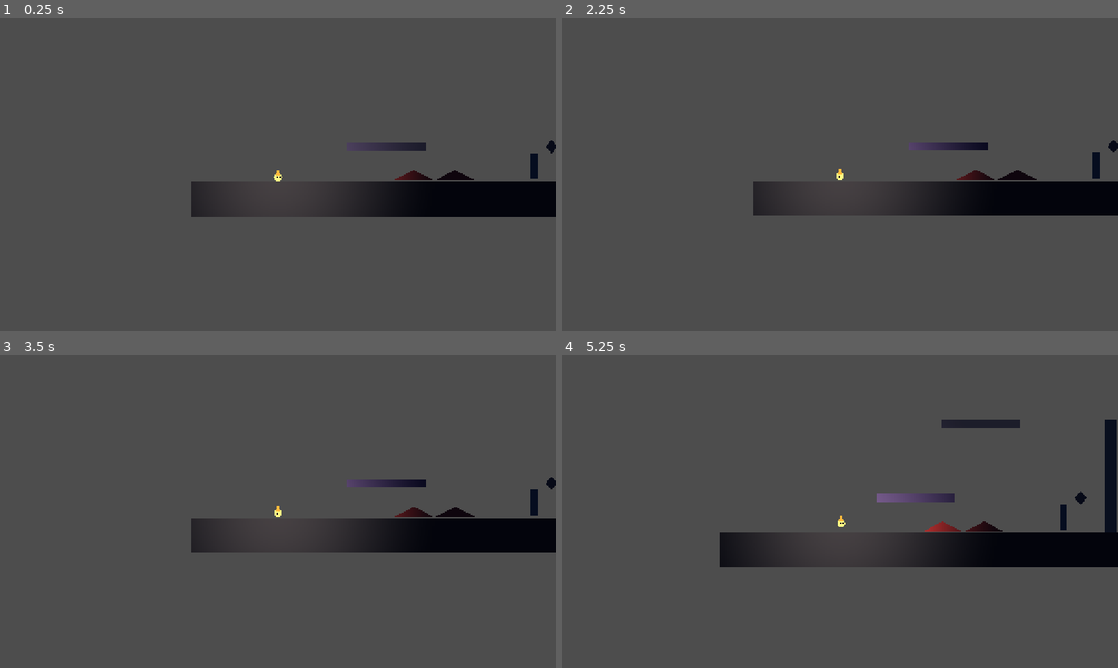
Above: before the commit, frames 1-4 (two rows, left to right).
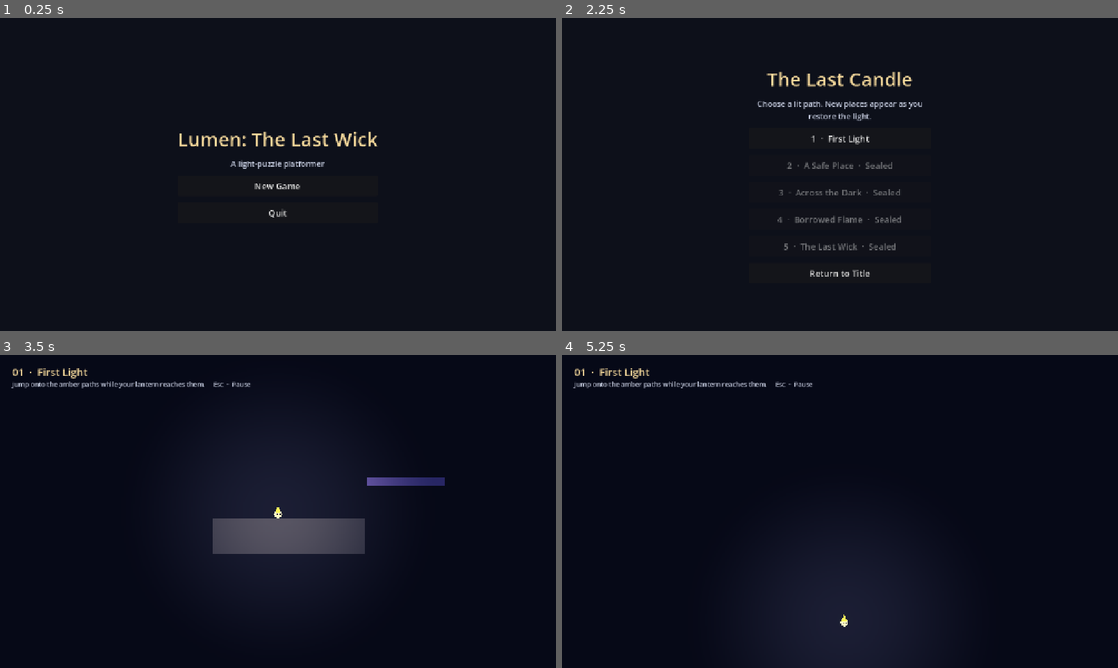
Above: after the commit, the same moments.

Repository: abinraj-vonnue/lumen-the-last-wick
Game: Godot game, scene res://scenes/ui/title_screen.tscn
Same seed, same stepped clock (60 frames per second), same inputs: the game is played once before the commit and once after it. Before the commit the project starts from res://scenes/levels/test_level.tscn.
Inputs (mouse positions are in pixels of both pictures, inside the frame that each line leads up to):
- Up to frame 1 (0.25 s): no input
- Up to frame 2 (2.25 s): click (840, 187) at 0.5 s, where only the run after the commit has a clickable "New Game"; click (840, 274) at 1.25 s, where only the run after the commit has a clickable "Return to Title"; click (840, 187) at 2 s, where only the run after the commit has a clickable "New Game"
- Up to frame 3 (3.5 s): click (278, 473) at 2.75 s, where only the run after the commit has a clickable "1 · First Light"
- Up to frame 4 (5.25 s): tap Enter at 3.5 s; hold D (move_right) 3.53-5.03 s; tap Shift (dash) at 3.6 s; tap Space (jump) at 3.77, 4.07, 4.52, 4.55, 4.82, 5.1 s; tap E (flare) at 3.8, 4.35 s; hold A (move_left) from 5.03 s (still down)

The runs differ from the first frame. In frame 1, 95% of the frame differs, in the area x 0-100%, y 0-100%; in frame 2, 95%; in frame 3, 95%; in frame 4, 94%.

Commit message:
feat: add hub-driven game progression

Diff:
--- a/project.godot
+++ b/project.godot
@@ -11,9 +11,13 @@
 [application]
 
 config/name="Lumen: The Last Wick"
-run/main_scene="res://scenes/levels/test_level.tscn"
+run/main_scene="res://scenes/ui/title_screen.tscn"
 config/features=PackedStringArray("4.7", "GL Compatibility")
 config/icon="res://icon.svg"
+
+[autoload]
+
+GameFlow="*res://scripts/game_flow.gd"
 
 [display]
 
--- /dev/null
+++ b/scenes/levels/dash_traversal.tscn
@@ -0,0 +1,6 @@
+[gd_scene load_steps=2 format=3]
+
+[ext_resource type="Script" path="res://scripts/levels/dash_traversal.gd" id="1"]
+
+[node name="DashTraversal" type="Node2D"]
+script = ExtResource("1")
--- /dev/null
+++ b/scenes/levels/finale.tscn
@@ -0,0 +1,6 @@
+[gd_scene load_steps=2 format=3]
+
+[ext_resource type="Script" path="res://scripts/levels/finale.gd" id="1"]
+
+[node name="Finale" type="Node2D"]
+script = ExtResource("1")
--- /dev/null
+++ b/scenes/levels/flare_puzzles.tscn
@@ -0,0 +1,6 @@
+[gd_scene load_steps=2 format=3]
+
+[ext_resource type="Script" path="res://scripts/levels/flare_puzzles.gd" id="1"]
+
+[node name="FlarePuzzles" type="Node2D"]
+script = ExtResource("1")
--- /dev/null
+++ b/scenes/levels/hazards_checkpoints.tscn
@@ -0,0 +1,6 @@
+[gd_scene load_steps=2 format=3]
+
+[ext_resource type="Script" path="res://scripts/levels/hazards_checkpoints.gd" id="1"]
+
+[node name="HazardsAndCheckpoints" type="Node2D"]
+script = ExtResource("1")
--- /dev/null
+++ b/scenes/levels/light_traversal.tscn
@@ -0,0 +1,6 @@
+[gd_scene load_steps=2 format=3]
+
+[ext_resource type="Script" path="res://scripts/levels/light_traversal.gd" id="1"]
+
+[node name="LightTraversal" type="Node2D"]
+script = ExtResource("1")
--- /dev/null
+++ b/scenes/ui/ending_screen.tscn
@@ -0,0 +1,12 @@
+[gd_scene load_steps=2 format=3]
+
+[ext_resource type="Script" path="res://scripts/ui/ending_screen.gd" id="1"]
+
+[node name="EndingScreen" type="Control"]
+layout_mode = 3
+anchors_preset = 15
+anchor_right = 1.0
+anchor_bottom = 1.0
+grow_horizontal = 2
+grow_vertical = 2
+script = ExtResource("1")
--- /dev/null
+++ b/scenes/ui/hub.tscn
@@ -0,0 +1,12 @@
+[gd_scene load_steps=2 format=3]
+
+[ext_resource type="Script" path="res://scripts/ui/hub_screen.gd" id="1"]
+
+[node name="Hub" type="Control"]
+layout_mode = 3
+anchors_preset = 15
+anchor_right = 1.0
+anchor_bottom = 1.0
+grow_horizontal = 2
+grow_vertical = 2
+script = ExtResource("1")
--- /dev/null
+++ b/scenes/ui/pause_menu.tscn
@@ -0,0 +1,12 @@
+[gd_scene load_steps=2 format=3]
+
+[ext_resource type="Script" path="res://scripts/ui/pause_menu.gd" id="1"]
+
+[node name="PauseMenu" type="Control"]
+layout_mode = 3
+anchors_preset = 15
+anchor_right = 1.0
+anchor_bottom = 1.0
+grow_horizontal = 2
+grow_vertical = 2
+script = ExtResource("1")
--- /dev/null
+++ b/scenes/ui/title_screen.tscn
@@ -0,0 +1,12 @@
+[gd_scene load_steps=2 format=3]
+
+[ext_resource type="Script" path="res://scripts/ui/title_screen.gd" id="1"]
+
+[node name="TitleScreen" type="Control"]
+layout_mode = 3
+anchors_preset = 15
+anchor_right = 1.0
+anchor_bottom = 1.0
+grow_horizontal = 2
+grow_vertical = 2
+script = ExtResource("1")
--- /dev/null
+++ b/scripts/game_flow.gd
@@ -0,0 +1,87 @@
+extends Node
+## Session progression and scene transitions for the playable game.
+
+const HUB_SCENE := "res://scenes/ui/hub.tscn"
+const TITLE_SCENE := "res://scenes/ui/title_screen.tscn"
+const ENDING_SCENE := "res://scenes/ui/ending_screen.tscn"
+const LEVEL_SCENES: Array[String] = [
+	"res://scenes/levels/light_traversal.tscn",
+	"res://scenes/levels/hazards_checkpoints.tscn",
+	"res://scenes/levels/dash_traversal.tscn",
+	"res://scenes/levels/flare_puzzles.tscn",
+	"res://scenes/levels/finale.tscn",
+]
+const LEVEL_TITLES: Array[String] = [
+	"First Light",
+	"A Safe Place",
+	"Across the Dark",
+	"Borrowed Flame",
+	"The Last Wick",
+]
+
+var unlocked_stage: int = 0
+var current_stage: int = -1
+var _transitioning: bool = false
+
+
+func _ready() -> void:
+	get_tree().scene_changed.connect(_on_scene_changed)
+
+
+func start_new_game() -> void:
+	get_tree().paused = false
+	unlocked_stage = 0
+	current_stage = -1
+	_transitioning = false
+	_change_scene(HUB_SCENE)
+
+
+func return_to_title() -> void:
+	get_tree().paused = false
+	current_stage = -1
+	_transitioning = false
+	_change_scene(TITLE_SCENE)
+
+
+func enter_stage(stage_index: int) -> void:
+	if _transitioning or stage_index < 0 or stage_index >= LEVEL_SCENES.size():
+		return
+	if stage_index > unlocked_stage:
+		return
+	get_tree().paused = false
+	current_stage = stage_index
+	_transitioning = true
+	_change_scene(LEVEL_SCENES[stage_index])
+
+
+func restart_stage() -> void:
+	if current_stage < 0 or current_stage >= LEVEL_SCENES.size():
+		return
+	get_tree().paused = false
+	_transitioning = true
+	_change_scene(LEVEL_SCENES[current_stage])
+
+
+func complete_stage(stage_index: int) -> void:
+	if _transitioning or stage_index != current_stage:
+		return
+	_transitioning = true
+	get_tree().paused = false
+	if stage_index == LEVEL_SCENES.size() - 1:
+		current_stage = -1
+		_change_scene(ENDING_SCENE)
+		return
+	unlocked_stage = maxi(unlocked_stage, stage_index + 1)
+	current_stage = -1
+	_change_scene(HUB_SCENE)
+
+
+func _change_scene(scene_path: String) -> void:
+	var error := get_tree().change_scene_to_file(scene_path)
+	if error != OK:
+		_transitioning = false
+		push_error("Could not open scene %s (error %d)." % [scene_path, error])
+
+
+func _on_scene_changed() -> void:
+	_transitioning = false
--- a/scripts/level_controller.gd
+++ b/scripts/level_controller.gd
@@ -1,6 +1,7 @@
 extends Node2D
 
 @export var initial_spawn_position: Vector2 = Vector2(200.0, 560.0)
+@export var stage_index: int = -1
 
 var _player: CharacterBody2D
 var _completion_started: bool = false
@@ -39,3 +40,13 @@
 		return
 	_completion_started = true
 	_player.complete()
+	if stage_index >= 0:
+		GameFlow.complete_stage(stage_index)
+
+
+func _unhandled_input(event: InputEvent) -> void:
+	if event.is_action_pressed("pause") and stage_index >= 0:
+		get_viewport().set_input_as_handled()
+		var pause_menu: Node = load("res://scenes/ui/pause_menu.tscn").instantiate()
+		get_tree().current_scene.add_child(pause_menu)
+		get_tree().paused = true
--- a/scripts/level_exit.gd
+++ b/scripts/level_exit.gd
@@ -16,11 +16,14 @@
 		return
 	if body.has_method("is_dying") and body.call("is_dying"):
 		return
+	var level := get_tree().current_scene
+	var is_flow_level: bool = level != null and level.has_method("uses_game_flow") and level.call("uses_game_flow")
 	_completed = true
 	if body.has_method("complete"):
 		body.call("complete")
 	completed.emit()
-	_show_completion_message()
+	if not is_flow_level:
+		_show_completion_message()
 
 
 func _show_completion_message() -> void:
--- /dev/null
+++ b/scripts/levels/dash_traversal.gd
@@ -0,0 +1,17 @@
+extends "res://scripts/levels/playable_level.gd"
+
+
+func _ready() -> void:
+	stage_index = 2
+	stage_title = "Across the Dark"
+	stage_hint = "Build a jump, then dash over the wide break."
+	super._ready()
+
+
+func _build_stage() -> void:
+	_add_ground(0.0, 350.0)
+	_add_ground(580.0, 1500.0)
+	_add_checkpoint(Vector2(820.0, 578.0))
+	_add_light_platform(Vector2(1030.0, 520.0))
+	_add_hazard(Vector2(1190.0, 602.0), Vector2(120.0, 26.0))
+	_add_exit(Vector2(1415.0, 584.0))
--- /dev/null
+++ b/scripts/levels/finale.gd
@@ -0,0 +1,21 @@
+extends "res://scripts/levels/playable_level.gd"
+
+
+func _ready() -> void:
+	stage_index = 4
+	stage_title = "The Last Wick"
+	stage_hint = "Carry everything you have learned into the final crossing."
+	super._ready()
+
+
+func _build_stage() -> void:
+	_add_ground(0.0, 350.0)
+	_add_hazard(Vector2(300.0, 602.0), Vector2(90.0, 26.0))
+	_add_light_platform(Vector2(430.0, 540.0))
+	_add_ground(515.0, 790.0)
+	_add_checkpoint(Vector2(680.0, 578.0))
+	_add_hazard(Vector2(745.0, 602.0), Vector2(80.0, 26.0))
+	_add_light_platform(Vector2(875.0, 525.0))
+	_add_ground(960.0, 1510.0)
+	_add_flare_gate(Vector2(1170.0, 490.0), Vector2(1010.0, 470.0), 400.0)
+	_add_exit(Vector2(1430.0, 584.0))
--- /dev/null
+++ b/scripts/levels/flare_puzzles.gd
@@ -0,0 +1,18 @@
+extends "res://scripts/levels/playable_level.gd"
+
+
+func _ready() -> void:
+	stage_index = 3
+	stage_title = "Borrowed Flame"
+	stage_hint = "A clear flare can wake a switch beyond the light platforms."
+	super._ready()
+
+
+func _build_stage() -> void:
+	_add_ground(0.0, 430.0)
+	_add_light_platform(Vector2(500.0, 545.0))
+	_add_light_platform(Vector2(680.0, 500.0))
+	_add_ground(765.0, 1480.0)
+	_add_flare_gate(Vector2(1040.0, 490.0), Vector2(850.0, 475.0), 400.0)
+	_add_checkpoint(Vector2(900.0, 578.0))
+	_add_exit(Vector2(1390.0, 584.0))
--- /dev/null
+++ b/scripts/levels/hazards_checkpoints.gd
@@ -0,0 +1,18 @@
+extends "res://scripts/levels/playable_level.gd"
+
+
+func _ready() -> void:
+	stage_index = 1
+	stage_title = "A Safe Place"
+	stage_hint = "Read the spike rhythm and touch each lamp to secure a return point."
+	super._ready()
+
+
+func _build_stage() -> void:
+	_add_ground(0.0, 1420.0)
+	_add_hazard(Vector2(405.0, 602.0), Vector2(100.0, 26.0))
+	_add_checkpoint(Vector2(625.0, 578.0))
+	_add_hazard(Vector2(810.0, 602.0), Vector2(150.0, 26.0))
+	_add_checkpoint(Vector2(1050.0, 578.0))
+	_add_hazard(Vector2(1190.0, 602.0), Vector2(80.0, 26.0))
+	_add_exit(Vector2(1345.0, 584.0))
--- /dev/null
+++ b/scripts/levels/light_traversal.gd
@@ -0,0 +1,17 @@
+extends "res://scripts/levels/playable_level.gd"
+
+
+func _ready() -> void:
+	stage_index = 0
+	stage_title = "First Light"
+	stage_hint = "Jump onto the amber paths while your lantern reaches them."
+	super._ready()
+
+
+func _build_stage() -> void:
+	_add_ground(0.0, 350.0)
+	_add_light_platform(Vector2(445.0, 535.0))
+	_add_light_platform(Vector2(625.0, 475.0))
+	_add_light_platform(Vector2(760.0, 540.0))
+	_add_ground(825.0, 1430.0)
+	_add_exit(Vector2(1320.0, 584.0))
--- /dev/null
+++ b/scripts/levels/playable_level.gd
@@ -0,0 +1,165 @@
+extends Node2D
+## Shared runtime assembly for the five authored challenge layouts.
+
+const WICK_SCENE := preload("res://scenes/player/wick.tscn")
+const PLATFORM_SCENE := preload("res://scenes/objects/light_platform.tscn")
+const HAZARD_SCENE := preload("res://scenes/objects/hazard.tscn")
+const CHECKPOINT_SCENE := preload("res://scenes/objects/checkpoint.tscn")
+const EXIT_SCENE := preload("res://scenes/objects/level_exit.tscn")
+const SWITCH_SCENE := preload("res://scenes/objects/flare_switch.tscn")
+const GATE_SCENE := preload("res://scenes/objects/flare_gate.tscn")
+const LEVEL_CONTROLLER_SCRIPT := preload("res://scripts/level_controller.gd")
+
+@export var stage_index: int = 0
+@export var stage_title: String = "First Light"
+@export var stage_hint: String = "Move, jump, and follow the light."
+
+var _world: Node2D
+var _spawn_position := Vector2(150.0, 560.0)
+
+
+func _ready() -> void:
+	_build_backdrop()
+	_world = Node2D.new()
+	_world.name = "World"
+	add_child(_world)
+	var wick := WICK_SCENE.instantiate() as CharacterBody2D
+	wick.name = "Wick"
+	wick.position = _spawn_position
+	_world.add_child(wick)
+	_build_stage()
+	_add_level_controller()
+	_add_hud()
+
+
+func _build_stage() -> void:
+	pass
+
+
+func uses_game_flow() -> bool:
+	return true
+
+
+func _build_backdrop() -> void:
+	var backdrop := Polygon2D.new()
+	backdrop.name = "Backdrop"
+	backdrop.color = Color("#101429")
+	backdrop.polygon = PackedVector2Array([
+		Vector2(-3000, -1500), Vector2(5000, -1500),
+		Vector2(5000, 2200), Vector2(-3000, 2200),
+	])
+	backdrop.z_index = -100
+	add_child(backdrop)
+	var darkness := CanvasModulate.new()
+	darkness.color = Color("#69708f")
+	add_child(darkness)
+
+
+func _add_level_controller() -> void:
+	var controller := Node2D.new()
+	controller.name = "LevelController"
+	controller.set_script(LEVEL_CONTROLLER_SCRIPT)
+	controller.set("initial_spawn_position", _spawn_position)
+	controller.set("stage_index", stage_index)
+	add_child(controller)
+
+
+func _add_hud() -> void:
+	var layer := CanvasLayer.new()
+	layer.name = "StageHUD"
+	add_child(layer)
+	var title := Label.new()
+	title.text = "%02d  ·  %s" % [stage_index + 1, stage_title]
+	title.position = Vector2(28, 22)
+	title.add_theme_font_size_override("font_size", 24)
+	title.add_theme_color_override("font_color", Color("#f5d99b"))
+	layer.add_child(title)
+	var hint := Label.new()
+	hint.text = stage_hint + "     Esc  ·  Pause"
+	hint.position = Vector2(28, 56)
+	hint.add_theme_font_size_override("font_size", 15)
+	hint.add_theme_color_override("font_color", Color("#c6cde0"))
+	layer.add_child(hint)
+
+
+func _add_ground(from_x: float, to_x: float, floor_y: float = 620.0) -> void:
+	var width := to_x - from_x
+	if width <= 0.0:
+		return
+	var body := StaticBody2D.new()
+	body.name = "Ground"
+	body.position = Vector2((from_x + to_x) * 0.5, floor_y + 40.0)
+	var collision := CollisionShape2D.new()
+	var rectangle := RectangleShape2D.new()
+	rectangle.size = Vector2(width, 80.0)
+	collision.shape = rectangle
+	body.add_child(collision)
+	var visual := Polygon2D.new()
+	visual.color = Color("#34394f")
+	visual.polygon = PackedVector2Array([
+		Vector2(-width * 0.5, -40), Vector2(width * 0.5, -40),
+		Vector2(width * 0.5, 40), Vector2(-width * 0.5, 40),
+	])
+	body.add_child(visual)
+	_world.add_child(body)
+
+
+func _add_block(center: Vector2, size: Vector2, color: Color = Color("#34394f")) -> StaticBody2D:
+	var body := StaticBody2D.new()
+	body.position = center
+	var collision := CollisionShape2D.new()
+	var rectangle := RectangleShape2D.new()
+	rectangle.size = size
+	collision.shape = rectangle
+	body.add_child(collision)
+	var visual := Polygon2D.new()
+	visual.color = color
+	visual.polygon = PackedVector2Array([
+		-size * 0.5, Vector2(size.x * 0.5, -size.y * 0.5),
+		size * 0.5, Vector2(-size.x * 0.5, size.y * 0.5),
+	])
+	body.add_child(visual)
+	_world.add_child(body)
+	return body
+
+
+func _add_light_platform(at: Vector2) -> StaticBody2D:
+	var platform := PLATFORM_SCENE.instantiate() as StaticBody2D
+	platform.position = at
+	platform.set("light_source_path", NodePath("../Wick/WickLight"))
+	_world.add_child(platform)
+	return platform
+
+
+func _add_hazard(at: Vector2, size: Vector2) -> Area2D:
+	var hazard := HAZARD_SCENE.instantiate() as Area2D
+	hazard.position = at
+	hazard.set("size", size)
+	_world.add_child(hazard)
+	return hazard
+
+
+func _add_checkpoint(at: Vector2) -> Area2D:
+	var checkpoint := CHECKPOINT_SCENE.instantiate() as Area2D
+	checkpoint.position = at
+	_world.add_child(checkpoint)
+	return checkpoint
+
+
+func _add_exit(at: Vector2) -> Area2D:
+	var exit_node := EXIT_SCENE.instantiate() as Area2D
+	exit_node.position = at
+	_world.add_child(exit_node)
+	return exit_node
+
+
+func _add_flare_gate(at: Vector2, switch_at: Vector2, flare_distance: float = 400.0) -> StaticBody2D:
+	var switch_node := SWITCH_SCENE.instantiate() as Node2D
+	switch_node.position = switch_at
+	switch_node.set("activation_distance", flare_distance)
+	_world.add_child(switch_node)
+	var gate := GATE_SCENE.instantiate() as StaticBody2D
+	gate.position = at
+	_world.add_child(gate)
+	switch_node.activated.connect(gate.open)
+	return gate
--- a/scripts/player.gd
+++ b/scripts/player.gd
@@ -142,6 +142,7 @@
 	_add_key_action("dash", [KEY_SHIFT, KEY_X])
 	_add_key_action("flare", [KEY_E, KEY_F])
 	_add_key_action("restart", [KEY_R])
+	_add_key_action("pause", [KEY_ESCAPE])
 
 
 func _add_key_action(action: StringName, keys: Array) -> void:
--- /dev/null
+++ b/scripts/ui/ending_screen.gd
@@ -0,0 +1,9 @@
+extends Control
+
+const MenuLayout = preload("res://scripts/ui/menu_layout.gd")
+
+
+func _ready() -> void:
+	var menu := MenuLayout.create(self, "The Last Wick", "The final flame catches. For one quiet moment, the dark remembers the dawn.")
+	MenuLayout.add_button(menu, "Return to Title", GameFlow.return_to_title)
+	MenuLayout.add_button(menu, "Begin Again", GameFlow.start_new_game)
--- /dev/null
+++ b/scripts/ui/hub_screen.gd
@@ -0,0 +1,16 @@
+extends Control
+
+const MenuLayout = preload("res://scripts/ui/menu_layout.gd")
+
+
+func _ready() -> void:
+	var menu := MenuLayout.create(self, "The Last Candle", "Choose a lit path. New places appear as you restore the light.")
+	for index in GameFlow.LEVEL_TITLES.size():
+		var stage_index := index
+		var title: String = GameFlow.LEVEL_TITLES[index]
+		var is_open: bool = stage_index <= GameFlow.unlocked_stage
+		var label := "%d  ·  %s" % [stage_index + 1, title]
+		if not is_open:
+			label += "  ·  Sealed"
+		MenuLayout.add_button(menu, label, func() -> void: GameFlow.enter_stage(stage_index), not is_open)
+	MenuLayout.add_button(menu, "Return to Title", GameFlow.return_to_title)
--- /dev/null
+++ b/scripts/ui/menu_layout.gd
@@ -0,0 +1,46 @@
+extends RefCounted
+## Shared placeholder layout for menus while illustrated UI is out of scope.
+
+static func create(parent: Control, title: String, subtitle: String = "") -> VBoxContainer:
+	var background := ColorRect.new()
+	background.color = Color(0.035, 0.047, 0.09, 0.94)
+	background.set_anchors_and_offsets_preset(Control.PRESET_FULL_RECT)
+	background.mouse_filter = Control.MOUSE_FILTER_STOP
+	parent.add_child(background)
+
+	var center := CenterContainer.new()
+	center.set_anchors_and_offsets_preset(Control.PRESET_FULL_RECT)
+	background.add_child(center)
+
+	var content := VBoxContainer.new()
+	content.custom_minimum_size.x = 420.0
+	content.add_theme_constant_override("separation", 14)
+	content.alignment = BoxContainer.ALIGNMENT_CENTER
+	center.add_child(content)
+
+	var heading := Label.new()
+	heading.text = title
+	heading.horizontal_alignment = HORIZONTAL_ALIGNMENT_CENTER
+	heading.add_theme_font_size_override("font_size", 44)
+	heading.add_theme_color_override("font_color", Color("#f5d99b"))
+	content.add_child(heading)
+	if not subtitle.is_empty():
+		var detail := Label.new()
+		detail.text = subtitle
+		detail.horizontal_alignment = HORIZONTAL_ALIGNMENT_CENTER
+		detail.autowrap_mode = TextServer.AUTOWRAP_WORD_SMART
+		detail.add_theme_font_size_override("font_size", 18)
+		detail.add_theme_color_override("font_color", Color("#c6cde0"))
+		content.add_child(detail)
+	return content
+
+
+static func add_button(parent: VBoxContainer, text: String, action: Callable, disabled: bool = false) -> Button:
+	var button := Button.new()
+	button.text = text
+	button.disabled = disabled
+	button.custom_minimum_size = Vector2(340.0, 48.0)
+	button.add_theme_font_size_override("font_size", 20)
+	button.pressed.connect(action)
+	parent.add_child(button)
+	return button
--- /dev/null
+++ b/scripts/ui/pause_menu.gd
@@ -0,0 +1,22 @@
+extends Control
+
+const MenuLayout = preload("res://scripts/ui/menu_layout.gd")
+
+
+func _ready() -> void:
+	process_mode = Node.PROCESS_MODE_ALWAYS
+	var menu := MenuLayout.create(self, "Paused")
+	MenuLayout.add_button(menu, "Resume", _resume)
+	MenuLayout.add_button(menu, "Restart Level", GameFlow.restart_stage)
+	MenuLayout.add_button(menu, "Return to Title", GameFlow.return_to_title)
+
+
+func _unhandled_input(event: InputEvent) -> void:
+	if event.is_action_pressed("pause"):
+		get_viewport().set_input_as_handled()
+		_resume()
+
+
+func _resume() -> void:
+	get_tree().paused = false
+	queue_free()
--- /dev/null
+++ b/scripts/ui/title_screen.gd
@@ -0,0 +1,13 @@
+extends Control
+
+const MenuLayout = preload("res://scripts/ui/menu_layout.gd")
+
+
+func _ready() -> void:
+	var menu := MenuLayout.create(self, "Lumen: The Last Wick", "A light-puzzle platformer")
+	MenuLayout.add_button(menu, "New Game", GameFlow.start_new_game)
+	MenuLayout.add_button(menu, "Quit", _quit_game)
+
+
+func _quit_game() -> void:
+	get_tree().quit()
Not shown, added: scripts/game_flow.gd.uid
Not shown, added: scripts/levels/dash_traversal.gd.uid
Not shown, added: scripts/levels/finale.gd.uid
Not shown, added: scripts/levels/flare_puzzles.gd.uid
Not shown, added: scripts/levels/hazards_checkpoints.gd.uid
Not shown, added: scripts/levels/light_traversal.gd.uid
Not shown, added: scripts/levels/playable_level.gd.uid
Not shown, added: scripts/ui/ending_screen.gd.uid
Not shown, added: scripts/ui/hub_screen.gd.uid
Not shown, added: scripts/ui/menu_layout.gd.uid
Not shown, added: scripts/ui/pause_menu.gd.uid
Not shown, added: scripts/ui/title_screen.gd.uid
